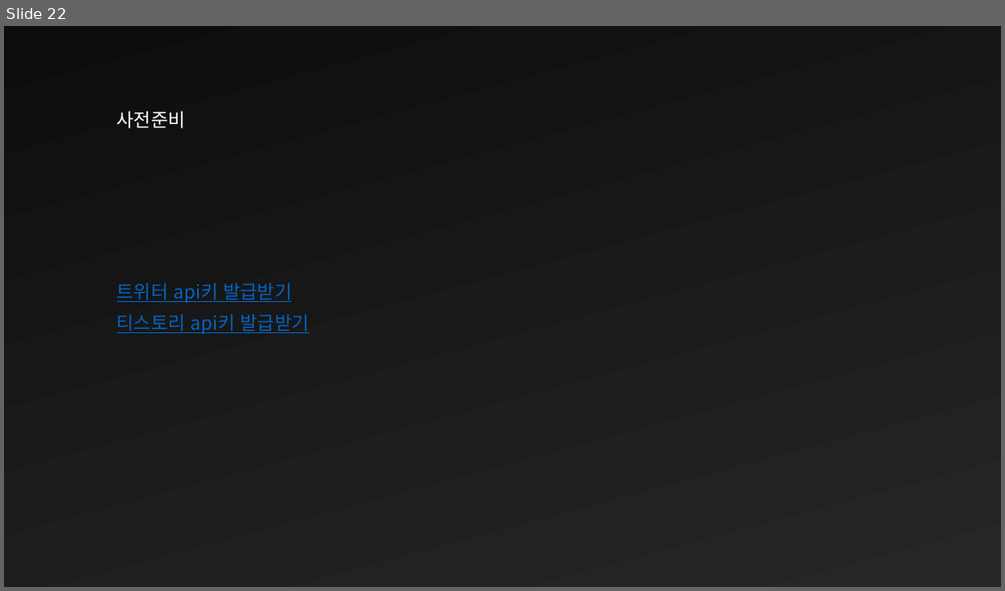
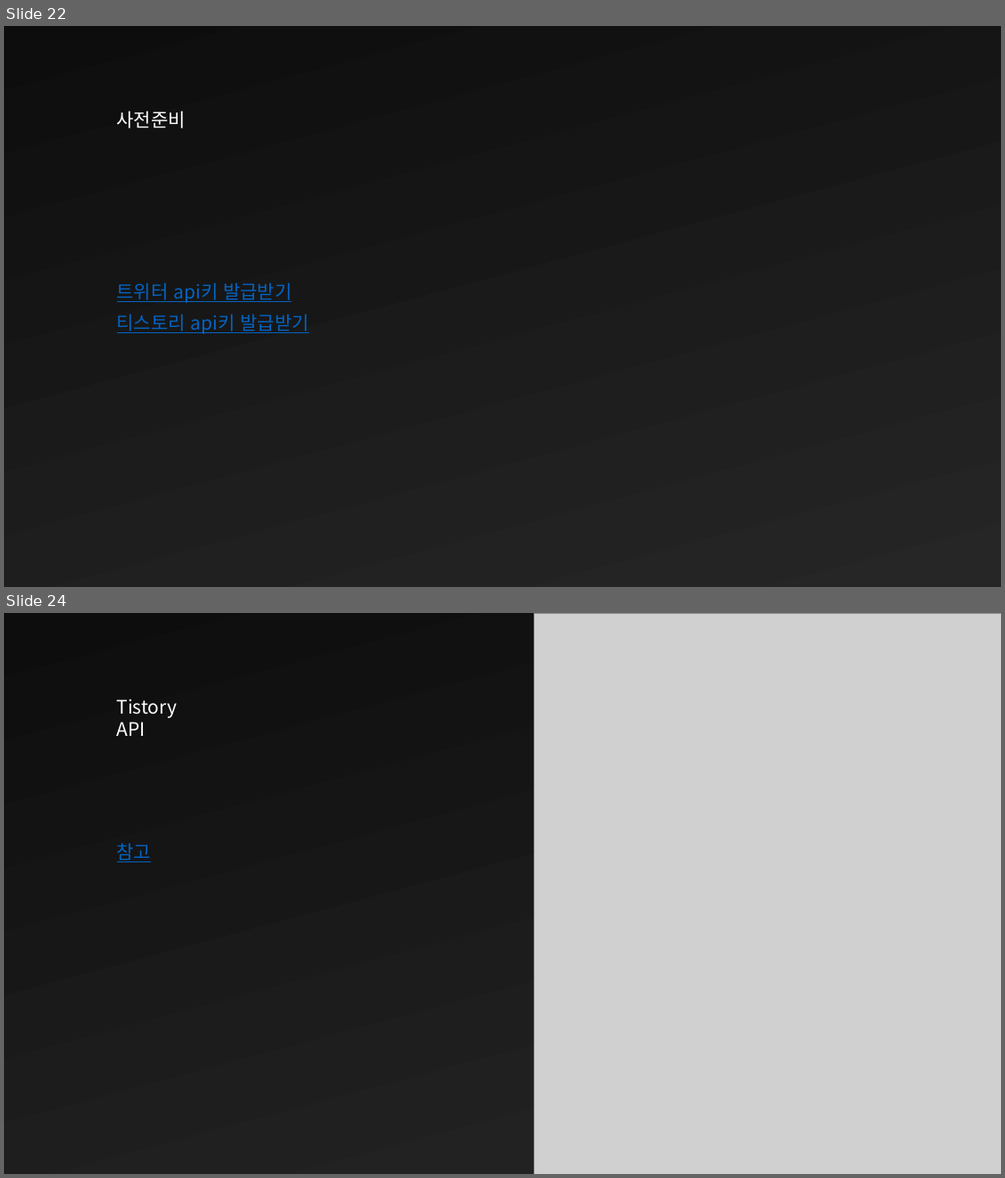
Before and after one commit to rikiisworking/seminar_samples, a slide deck: 파이썬 웹크롤러로 나만의 트위터봇 만들기.pptx. Shown one above the other, each under a label of ours: slide 22 before the commit, slides 22 and 24 after it; the slides between them are not shown. The pictures are 1005x591 and 1005x1178 pixels, drawn with LibreOffice and Linux fonts; fonts in the diff are those of the drawing; grey boxes stand for pictures. Boxes give left, top, right and bottom in pixels: in the first picture for what was removed or moved away, otherwise in the second. Text is boxed around its words. In the diff, an @@ line names an element or a change of style, - is before the commit and + after.

```diff
--- a/파이썬 웹크롤러로 나만의 트위터봇 만들기.pptx
+++ b/파이썬 웹크롤러로 나만의 트위터봇 만들기.pptx
@@ slide 24 added at <box>4,613,1001,1174</box>, background gradient #0D0D0D to #262626 @@
@@ picture added at <box>534,613,1001,1174</box> @@
@@ text added at <box>117,699,178,736</box>, 18 pt, text #FFFFFF @@
+Tistory API
@@ text added at <box>117,843,152,862</box>, 18 pt, text #0563C1, underline @@
+참고
```
Also in this commit, not shown: 1 other slide added, 2 slides removed, 3 other files.
